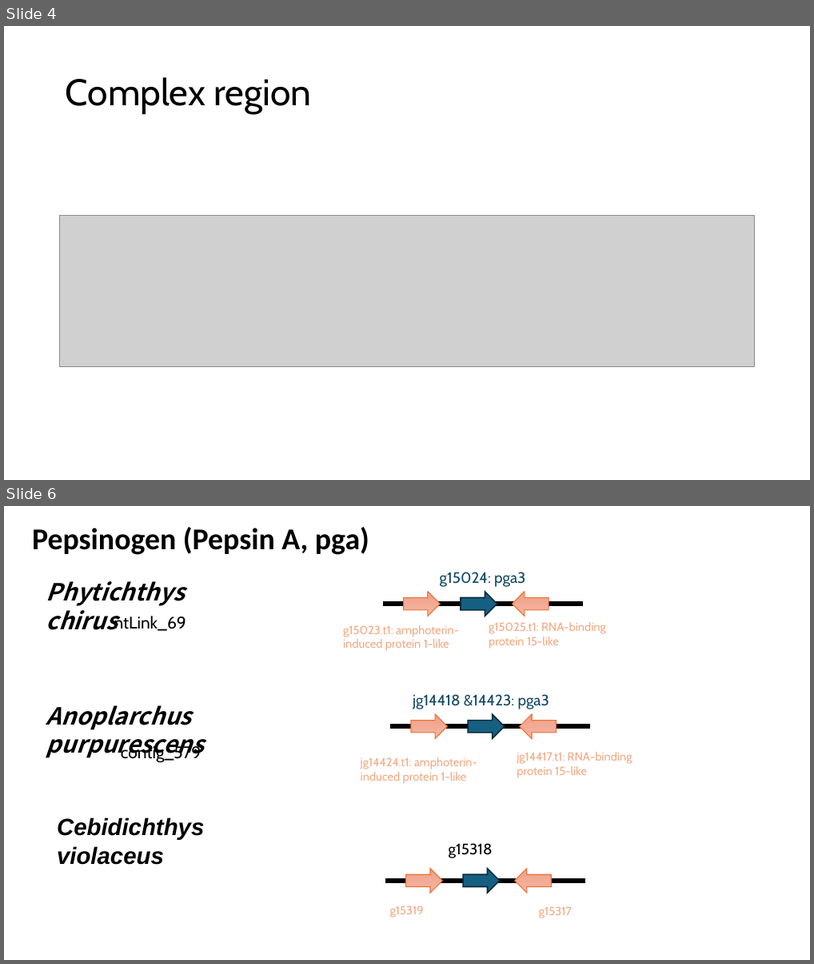
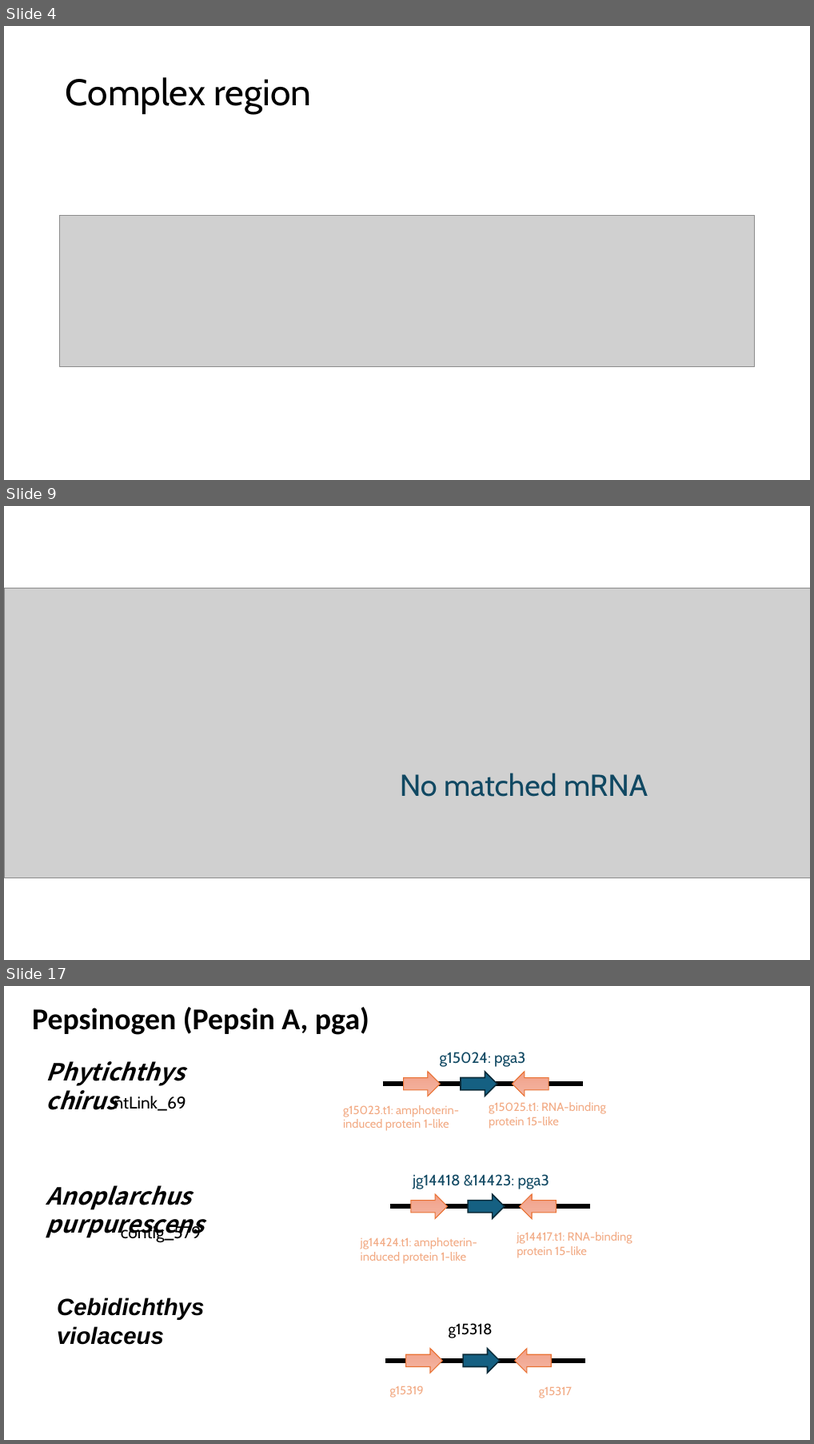
Before and after one commit to jyw-atgithub/fish-genome, a slide deck: synteny.pptx. Shown one above the other, each under a label of ours: slides 4 and 6 before the commit, slides 4, 9 and 17 after it; the slides between them are not shown. The pictures are 814x964 and 814x1444 pixels, drawn with LibreOffice and Linux fonts; fonts in the diff are those of the drawing; grey boxes stand for pictures. Boxes give left, top, right and bottom in pixels: in the first picture for what was removed or moved away, otherwise in the second. Text is boxed around its words. In the diff, an @@ line names an element or a change of style, - is before the commit and + after.

```diff
--- a/synteny.pptx
+++ b/synteny.pptx
@@ slide 9 added at box(4, 506, 810, 960), background #FFFFFF @@
@@ picture added at box(4, 588, 810, 878) @@
@@ text added at box(400, 772, 648, 796), 36 pt, text #104862 @@
+No matched mRNA
@@ what was slide 6 is now slide 17 @@
```
Also in this commit, not shown: 9 slides changed, 10 other slides added, 4 other files.
